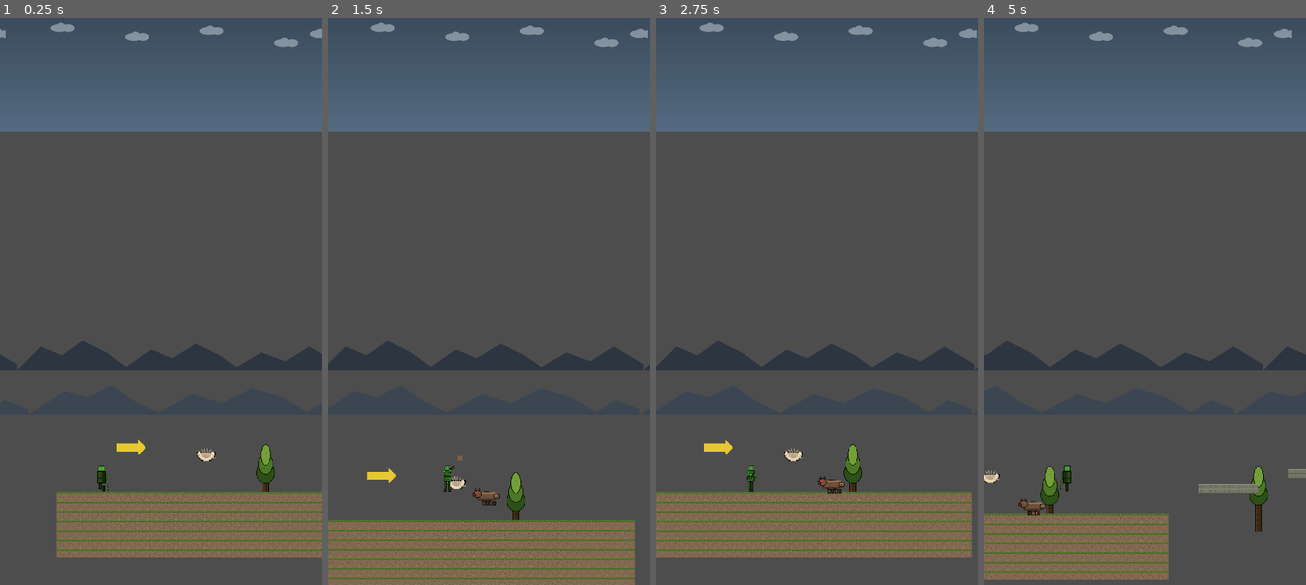
Above: before the commit, frames 1-4 (left to right).
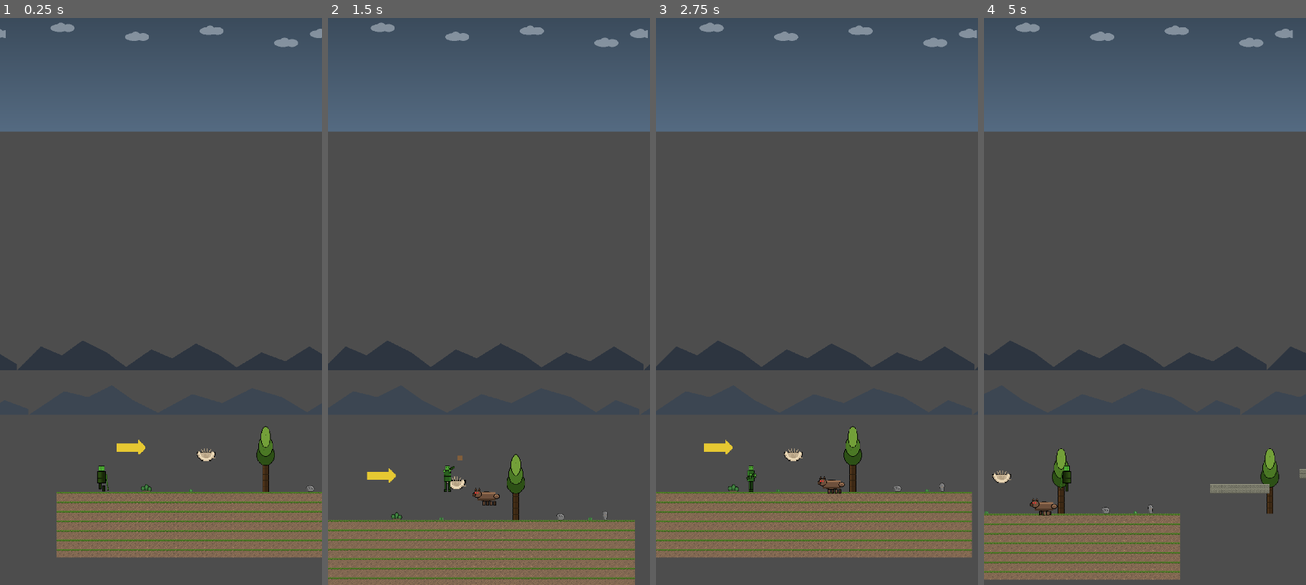
Above: after the commit, the same moments.

Repository: juanrafernandez/pilgrim
Game: Godot game, scene res://scenes/levels/level_01.tscn
The game is run twice, just before and just after one commit, with the same random seed, the same clock (stepped at 60 frames per second) and the same inputs. This scene is started directly instead of the project's main scene.
Inputs:
- Up to frame 1 (0.25 s): no input
- Up to frame 2 (1.5 s): tap Enter (ui_accept) at 0.5 s; hold Right (move_right) from 0.53 s (still down); tap A (jump) at 0.6, 0.77, 1.07 s; tap S (attack) at 1.35 s
- Up to frame 3 (2.75 s): tap A (jump) at 1.52, 1.55, 1.82, 2.3 s; release Right (move_right) at 2.03 s; hold Left (move_left) from 2.03 s (still down); hold Q (block) from 2.03 s (still down)
- Up to frame 4 (5 s): release Left (move_left) at 2.78 s; release Q (block) at 2.78 s; hold Right (move_right) 2.78-4.28 s; tap Down (crouch) at 2.85 s; tap A (jump) at 3.02, 3.05, 3.32, 3.77, 3.8, 4.07, 4.35, 4.52, 4.82 s; tap W (special) at 3.6 s; hold Left (move_left) from 4.28 s (still down)

The runs differ from the first frame. In frame 1, 0.5% of the frame differs, in the area x 43-98%, y 71-84%; in frame 2, 0.5%; in frame 3, 0.5%; in frame 4, 3.8%, in the area x 0-100%, y 0-100%.

Commit message:
feat: add natural decorations and fix tree positions following laws of nature
Improved level design with natural elements and proper physics placement:

FIXED: Trees now grow from ground instead of floating
- Adjusted tree Y position from 1640 to 1580
- Trees (240px tall) now properly touch ground at Y=1700
- Follows law of nature: trees grow upward from earth

ADDED: Modular decoration system (conflict-free architecture)
- DecorationBase: Base class for all decorations with placement modes
- DecorationObstacle: Physics-enabled obstacles (rocks, logs)
- Automatic ground/platform alignment
- Isolated in scripts/decorations/ to avoid merge conflicts

ADDED: Natural decoration sprites (32x24 to 64x48px)
- rock_small.png: Jumpable obstacles (32x24px)
- rock_medium.png: Requires good jump (48x32px)
- rock_large.png: Blocking obstacles (64x48px)
- bush.png: Background foliage (40x32px)
- grass_tuft.png: Ground detail (16x12px)
- stone_marker.png: Camino waypoints with shell symbol (24x32px)

ADDED: Natural obstacles to Level 1
- 4 jumpable rocks with physics collision
- 5 bushes positioned at ground level (z_index -10)
- 6 grass tufts for visual richness
- 3 stone markers as waypoints
- All elements positioned following gravity (sitting on ground)

Level organization:
- Decoration/Trees: Background trees (-50 z-index)
- Decoration/NaturalElements: Bushes and grass (-10 z-index)
- Decoration/Obstacles: Rocks with collision (0 z-index)

Result: More natural, lived-in environment with gameplay obstacles.

Diff:
--- a/scenes/levels/level_01.tscn
+++ b/scenes/levels/level_01.tscn
@@ -24,6 +24,12 @@
 [ext_resource type="Texture2D" path="res://assets/tiles/tiled/platform_250x32.png" id="22_plat250"]
 [ext_resource type="Texture2D" path="res://assets/tiles/tiled/platform_180x32.png" id="23_plat180"]
 [ext_resource type="Texture2D" path="res://assets/tiles/tiled/bridge_300x40.png" id="24_bridge"]
+[ext_resource type="Texture2D" path="res://assets/sprites/decorations/natural/rock_small.png" id="25_rock_small"]
+[ext_resource type="Texture2D" path="res://assets/sprites/decorations/natural/rock_medium.png" id="26_rock_med"]
+[ext_resource type="Texture2D" path="res://assets/sprites/decorations/natural/rock_large.png" id="27_rock_large"]
+[ext_resource type="Texture2D" path="res://assets/sprites/decorations/natural/bush.png" id="28_bush"]
+[ext_resource type="Texture2D" path="res://assets/sprites/decorations/natural/grass_tuft.png" id="29_grass"]
+[ext_resource type="Texture2D" path="res://assets/sprites/decorations/natural/stone_marker.png" id="30_marker"]
 
 [sub_resource type="RectangleShape2D" id="trigger_shape"]
 size = Vector2(100, 300)
@@ -87,6 +93,12 @@
 
 [sub_resource type="RectangleShape2D" id="RectangleShape2D_deathzone"]
 size = Vector2(10000, 100)
+
+[sub_resource type="RectangleShape2D" id="RectangleShape2D_rock_small"]
+size = Vector2(28, 20)
+
+[sub_resource type="RectangleShape2D" id="RectangleShape2D_rock_medium"]
+size = Vector2(44, 28)
 
 [node name="Level01" type="Node2D"]
 script = ExtResource("1_script")
@@ -424,44 +436,153 @@
 [node name="Trees" type="Node2D" parent="Decoration"]
 
 [node name="Tree1" type="Sprite2D" parent="Decoration/Trees"]
-position = Vector2(700, 1640)
+position = Vector2(700, 1580)
 texture = ExtResource("12_tree")
 scale = Vector2(2, 2)
 
 [node name="Tree2" type="Sprite2D" parent="Decoration/Trees"]
-position = Vector2(1400, 1640)
+position = Vector2(1400, 1580)
 texture = ExtResource("12_tree")
 scale = Vector2(2, 2)
 
 [node name="Tree3" type="Sprite2D" parent="Decoration/Trees"]
-position = Vector2(2200, 1640)
+position = Vector2(2200, 1580)
 texture = ExtResource("12_tree")
 scale = Vector2(2, 2)
 
 [node name="Tree4" type="Sprite2D" parent="Decoration/Trees"]
-position = Vector2(3200, 1640)
+position = Vector2(3200, 1580)
 texture = ExtResource("12_tree")
 scale = Vector2(2, 2)
 
 [node name="Tree5" type="Sprite2D" parent="Decoration/Trees"]
-position = Vector2(4800, 1640)
+position = Vector2(4800, 1580)
 texture = ExtResource("12_tree")
 scale = Vector2(2, 2)
 
 [node name="Tree6" type="Sprite2D" parent="Decoration/Trees"]
-position = Vector2(5900, 1640)
+position = Vector2(5900, 1580)
 texture = ExtResource("12_tree")
 scale = Vector2(2, 2)
 
 [node name="Tree7" type="Sprite2D" parent="Decoration/Trees"]
-position = Vector2(7100, 1640)
+position = Vector2(7100, 1580)
 texture = ExtResource("12_tree")
 scale = Vector2(2, 2)
 
 [node name="Tree8" type="Sprite2D" parent="Decoration/Trees"]
-position = Vector2(8000, 1640)
+position = Vector2(8000, 1580)
 texture = ExtResource("12_tree")
 scale = Vector2(2, 2)
+
+[node name="NaturalElements" type="Node2D" parent="Decoration"]
+z_index = -10
+
+[node name="Bush1" type="Sprite2D" parent="Decoration/NaturalElements"]
+position = Vector2(300, 1684)
+texture = ExtResource("28_bush")
+
+[node name="Bush2" type="Sprite2D" parent="Decoration/NaturalElements"]
+position = Vector2(1800, 1684)
+texture = ExtResource("28_bush")
+
+[node name="Bush3" type="Sprite2D" parent="Decoration/NaturalElements"]
+position = Vector2(3500, 1684)
+texture = ExtResource("28_bush")
+
+[node name="Bush4" type="Sprite2D" parent="Decoration/NaturalElements"]
+position = Vector2(5200, 1684)
+texture = ExtResource("28_bush")
+
+[node name="Bush5" type="Sprite2D" parent="Decoration/NaturalElements"]
+position = Vector2(6700, 1684)
+texture = ExtResource("28_bush")
+
+[node name="GrassTuft1" type="Sprite2D" parent="Decoration/NaturalElements"]
+position = Vector2(450, 1694)
+texture = ExtResource("29_grass")
+
+[node name="GrassTuft2" type="Sprite2D" parent="Decoration/NaturalElements"]
+position = Vector2(950, 1694)
+texture = ExtResource("29_grass")
+
+[node name="GrassTuft3" type="Sprite2D" parent="Decoration/NaturalElements"]
+position = Vector2(2450, 1694)
+texture = ExtResource("29_grass")
+
+[node name="GrassTuft4" type="Sprite2D" parent="Decoration/NaturalElements"]
+position = Vector2(4100, 1694)
+texture = ExtResource("29_grass")
+
+[node name="GrassTuft5" type="Sprite2D" parent="Decoration/NaturalElements"]
+position = Vector2(5650, 1694)
+texture = ExtResource("29_grass")
+
+[node name="GrassTuft6" type="Sprite2D" parent="Decoration/NaturalElements"]
+position = Vector2(7800, 1694)
+texture = ExtResource("29_grass")
+
+[node name="Obstacles" type="Node2D" parent="Decoration"]
+
+[node name="Rock1Small" type="StaticBody2D" parent="Decoration/Obstacles"]
+position = Vector2(850, 1700)
+collision_layer = 2
+collision_mask = 1
+
+[node name="Sprite" type="Sprite2D" parent="Decoration/Obstacles/Rock1Small"]
+position = Vector2(0, -12)
+texture = ExtResource("25_rock_small")
+
+[node name="CollisionShape2D" type="CollisionShape2D" parent="Decoration/Obstacles/Rock1Small"]
+shape = SubResource("RectangleShape2D_rock_small")
+
+[node name="Rock2Medium" type="StaticBody2D" parent="Decoration/Obstacles"]
+position = Vector2(2900, 1700)
+collision_layer = 2
+collision_mask = 1
+
+[node name="Sprite" type="Sprite2D" parent="Decoration/Obstacles/Rock2Medium"]
+position = Vector2(0, -16)
+texture = ExtResource("26_rock_med")
+
+[node name="CollisionShape2D" type="CollisionShape2D" parent="Decoration/Obstacles/Rock2Medium"]
+shape = SubResource("RectangleShape2D_rock_medium")
+
+[node name="Rock3Small" type="StaticBody2D" parent="Decoration/Obstacles"]
+position = Vector2(4200, 1700)
+collision_layer = 2
+collision_mask = 1
+
+[node name="Sprite" type="Sprite2D" parent="Decoration/Obstacles/Rock3Small"]
+position = Vector2(0, -12)
+texture = ExtResource("25_rock_small")
+
+[node name="CollisionShape2D" type="CollisionShape2D" parent="Decoration/Obstacles/Rock3Small"]
+shape = SubResource("RectangleShape2D_rock_small")
+
+[node name="Rock4Medium" type="StaticBody2D" parent="Decoration/Obstacles"]
+position = Vector2(6250, 1700)
+collision_layer = 2
+collision_mask = 1
+
+[node name="Sprite" type="Sprite2D" parent="Decoration/Obstacles/Rock4Medium"]
+position = Vector2(0, -16)
+texture = ExtResource("26_rock_med")
+
+[node name="CollisionShape2D" type="CollisionShape2D" parent="Decoration/Obstacles/Rock4Medium"]
+shape = SubResource("RectangleShape2D_rock_medium")
+
+[node name="StoneMarker1" type="Sprite2D" parent="Decoration/Obstacles"]
+position = Vector2(1000, 1684)
+texture = ExtResource("30_marker")
+
+[node name="StoneMarker2" type="Sprite2D" parent="Decoration/Obstacles"]
+position = Vector2(3800, 1684)
+texture = ExtResource("30_marker")
+
+[node name="StoneMarker3" type="Sprite2D" parent="Decoration/Obstacles"]
+position = Vector2(7500, 1684)
+texture = ExtResource("30_marker")
 
 [node name="FinalLight" type="ColorRect" parent="Decoration"]
 offset_left = 8300.0
--- /dev/null
+++ b/scripts/decorations/decoration_base.gd
@@ -0,0 +1,95 @@
+extends Node2D
+class_name DecorationBase
+
+## Base class for all level decorations
+## Handles placement, physics, and visual layering
+## Isolated and modular to avoid conflicts between branches
+
+enum DecorationType {
+	BACKGROUND,  # Behind player (trees, bushes far away)
+	MIDGROUND,   # Same layer as player (rocks, obstacles)
+	FOREGROUND   # In front of player (grass tufts, small details)
+}
+
+enum PlacementMode {
+	GROUND_ALIGNED,  # Bottom of sprite touches ground
+	FLOATING,        # Custom Y position (for clouds, etc.)
+	PLATFORM_ALIGNED # Bottom touches platform
+}
+
+@export var decoration_type: DecorationType = DecorationType.MIDGROUND
+@export var placement_mode: PlacementMode = PlacementMode.GROUND_ALIGNED
+@export var ground_level: float = 1700.0  # Default ground Y position
+@export var sprite_texture: Texture2D
+@export var sprite_scale: Vector2 = Vector2(1, 1)
+
+var sprite: Sprite2D
+
+
+func _ready() -> void:
+	# Set z_index based on type
+	match decoration_type:
+		DecorationType.BACKGROUND:
+			z_index = -100
+		DecorationType.MIDGROUND:
+			z_index = 0
+		DecorationType.FOREGROUND:
+			z_index = 100
+
+	# Create sprite if texture provided
+	if sprite_texture:
+		_setup_sprite()
+
+
+func _setup_sprite() -> void:
+	"""Create and configure sprite"""
+	sprite = Sprite2D.new()
+	sprite.texture = sprite_texture
+	sprite.scale = sprite_scale
+	add_child(sprite)
+
+	# Apply placement mode
+	_apply_placement()
+
+
+func _apply_placement() -> void:
+	"""Position sprite according to placement mode"""
+	if not sprite or not sprite.texture:
+		return
+
+	match placement_mode:
+		PlacementMode.GROUND_ALIGNED:
+			_align_to_ground()
+		PlacementMode.PLATFORM_ALIGNED:
+			_align_to_platform()
+		PlacementMode.FLOATING:
+			pass  # Keep manual position
+
+
+func _align_to_ground() -> void:
+	"""Position sprite so bottom touches ground_level"""
+	var texture_height = sprite.texture.get_height() * sprite_scale.y
+	var offset_y = -(texture_height / 2.0)
+	sprite.position.y = offset_y
+
+
+func _align_to_platform() -> void:
+	"""Position sprite on platform (similar to ground)"""
+	_align_to_ground()
+
+
+func set_ground_level(new_ground: float) -> void:
+	"""Update ground level and reposition"""
+	ground_level = new_ground
+	if sprite:
+		_apply_placement()
+
+
+func get_sprite_bounds() -> Rect2:
+	"""Get sprite bounding box in world coordinates"""
+	if not sprite or not sprite.texture:
+		return Rect2()
+
+	var texture_size = sprite.texture.get_size() * sprite_scale
+	var top_left = global_position - (texture_size / 2.0)
+	return Rect2(top_left, texture_size)
--- /dev/null
+++ b/scripts/decorations/decoration_obstacle.gd
@@ -0,0 +1,70 @@
+extends DecorationBase
+class_name DecorationObstacle
+
+## Obstacle decoration with physics collision
+## Used for rocks, fallen logs, etc. that player must jump over or avoid
+
+enum ObstacleSize {
+	SMALL,   # Jumpable easily
+	MEDIUM,  # Requires good jump
+	LARGE    # Must go around
+}
+
+@export var obstacle_size: ObstacleSize = ObstacleSize.MEDIUM
+@export var has_collision: bool = true
+@export var collision_margin: Vector2 = Vector2(4, 4)  # Shrink collision slightly
+
+var collision_body: StaticBody2D
+var collision_shape: CollisionShape2D
+
+
+func _ready() -> void:
+	super._ready()
+
+	if has_collision:
+		_setup_collision()
+
+
+func _setup_collision() -> void:
+	"""Create physics collision for obstacle"""
+	collision_body = StaticBody2D.new()
+	collision_body.collision_layer = 2  # Terrain layer
+	collision_body.collision_mask = 1   # Player layer
+	add_child(collision_body)
+
+	collision_shape = CollisionShape2D.new()
+	collision_body.add_child(collision_shape)
+
+	# Create collision shape based on sprite size
+	if sprite and sprite.texture:
+		_create_collision_shape()
+
+
+func _create_collision_shape() -> void:
+	"""Generate collision shape from sprite dimensions"""
+	var texture_size = sprite.texture.get_size() * sprite_scale
+
+	# Shrink collision by margin for better feel
+	var collision_size = texture_size - (collision_margin * 2)
+
+	# Use rectangle shape
+	var rect_shape = RectangleShape2D.new()
+	rect_shape.size = collision_size
+	collision_shape.shape = rect_shape
+
+	# Position collision at sprite center, slightly raised from bottom
+	# This makes jumping over feel more natural
+	var raise_amount = texture_size.y * 0.1
+	collision_shape.position = Vector2(0, -raise_amount)
+
+
+func get_jump_difficulty() -> float:
+	"""Return estimated difficulty to jump over (0-1)"""
+	match obstacle_size:
+		ObstacleSize.SMALL:
+			return 0.2
+		ObstacleSize.MEDIUM:
+			return 0.5
+		ObstacleSize.LARGE:
+			return 1.0
+	return 0.5
Binary file added: assets/sprites/decorations/natural/bush.png
Binary file added: assets/sprites/decorations/natural/grass_tuft.png
Binary file added: assets/sprites/decorations/natural/rock_large.png
Binary file added: assets/sprites/decorations/natural/rock_medium.png
Binary file added: assets/sprites/decorations/natural/rock_small.png
Binary file added: assets/sprites/decorations/natural/stone_marker.png
Not shown: 1 places in scenes/levels/level_01.tscn that only renumber resources
Not shown, added: scripts/tools/create_natural_decorations.py
